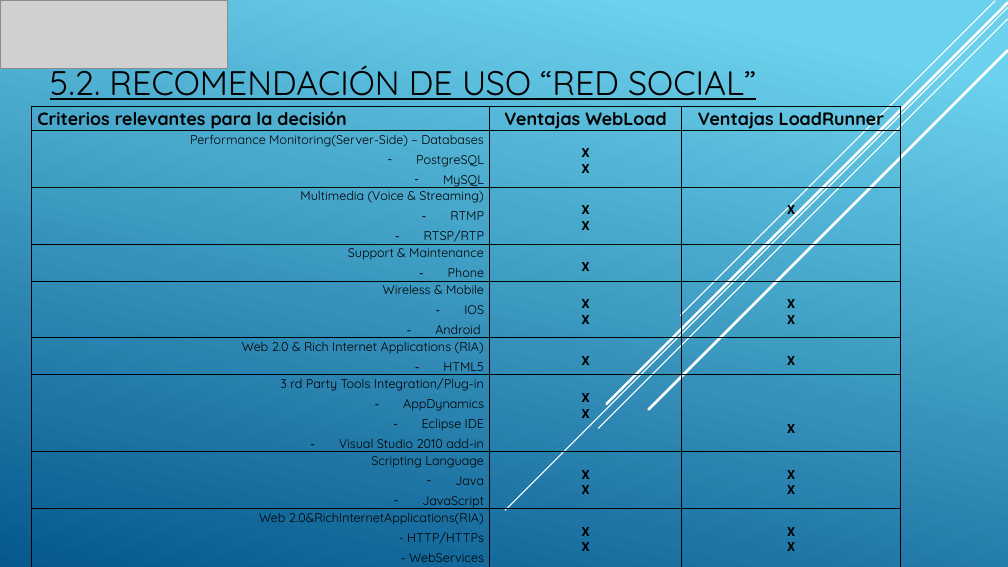
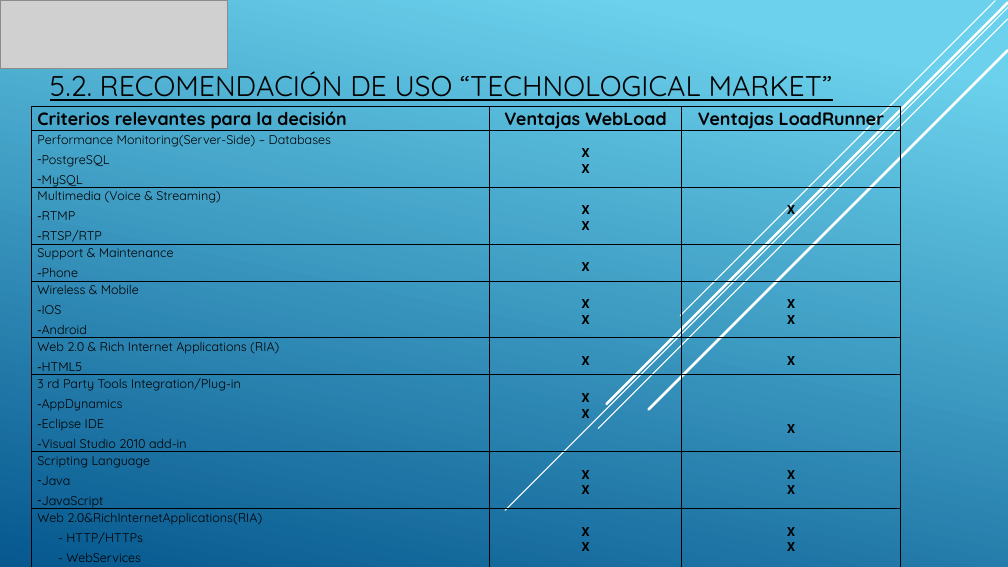
Before and after one commit to PedroISP/TG2, a slide deck: slide 27 of TG2_Final.pptx. Drawn at 1008x567 pixels with LibreOffice and Linux fonts; fonts in the diff are those of the drawing; grey boxes stand for pictures. Boxes give left, top, right and bottom in pixels: in the first picture for what was removed or moved away, otherwise in the second. Text is boxed around its words. In the diff, an @@ line names an element or a change of style, - is before the commit and + after.

```diff
--- a/TG2_Final.pptx
+++ b/TG2_Final.pptx
@@ text at [50,67,832,101]: text changed; size 32.4 to 27.1 pt @@
-5.2. RECOMENDACIÓN DE USO “RED SOCIAL”
+5.2. RECOMENDACIÓN DE USO “TECHNOLOGICAL MARKET”
@@ table at [32,107,901,566] @@
@@ alignment right to left @@
```
Also in this commit, not shown: 1 other slide changed.
